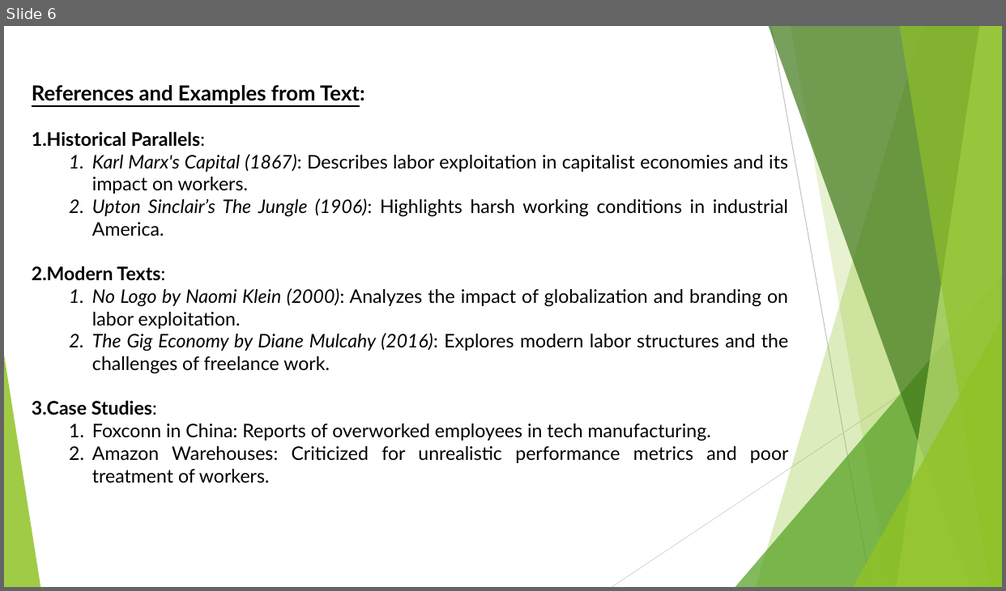
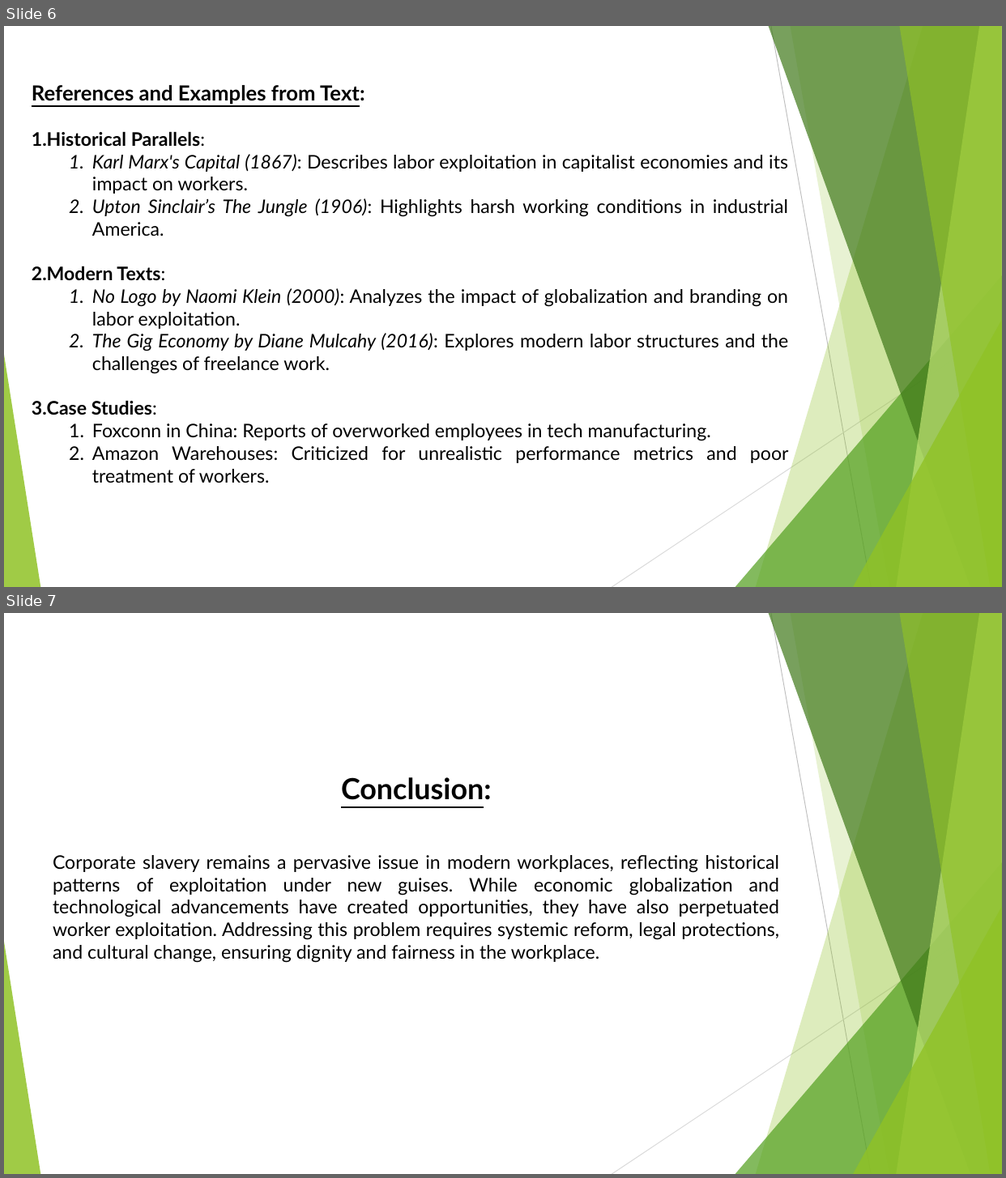
Before and after one commit to ReaveND/MCA-Utilities, a slide deck: Soft Skills/Technical Report.pptx. Shown one above the other, each under a label of ours: slide 6 before the commit, slides 6 and 7 after it. The pictures are 1006x591 and 1006x1178 pixels, drawn with LibreOffice and Linux fonts; fonts in the diff are those of the drawing. Boxes give left, top, right and bottom in pixels: in the first picture for what was removed or moved away, otherwise in the second. Text is boxed around its words. In the diff, an @@ line names an element or a change of style, - is before the commit and + after.

```diff
--- a/Soft Skills/Technical Report.pptx
+++ b/Soft Skills/Technical Report.pptx
@@ slide 7 added at bbox=[4, 613, 1002, 1174], background #FFFFFF; not listed: 10 template elements that a slide beside it also shows @@
@@ text added at bbox=[53, 777, 780, 963], 18 pt, text #000000 @@
+Conclusion:
+Corporate slavery remains a pervasive issue in modern workplaces, reflecting historical patterns of exploitation under new guises. While economic globalization and technological advancements have created opportunities, they have also perpetuated worker exploitation. Addressing this problem requires systemic reform, legal protections, and cultural change, ensuring dignity and fairness in the workplace.
```
Also in this commit, not shown: 4 other files.
